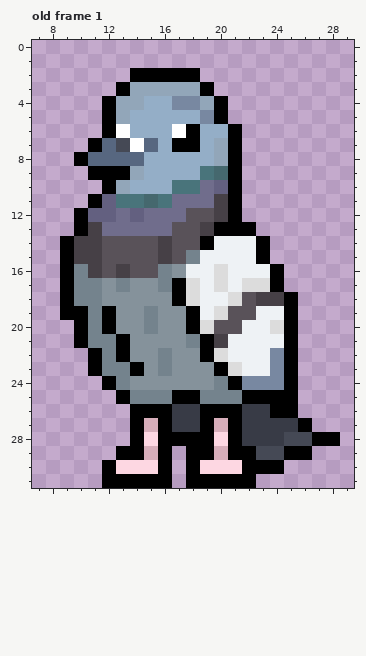
Edited in one commit: pixel-art file (Sprite_Stuff/Aseprite Files/Pidgeon.aseprite). Above, as it was before the edit.
32x32 pixels, 10 frames. Colours within 5 levels of each other are drawn and written as one. Shown: old frame 1: x 7..29, y 0..31.
Once edited:
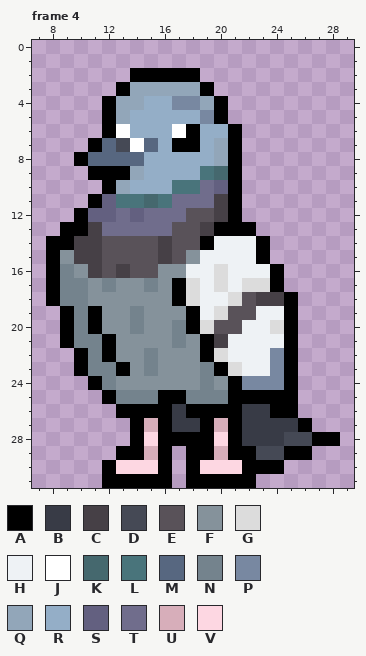
Palette (. is transparent): A #000000  B #383b46  C #464046  D #454955  E #595259  F #85929b  G #dcdcdc  H #eef2f5  J #ffffff  K #45686e  L #49747b  M #576780  N #74838d  P #7888a1  Q #92a6b9  R #94aec7  S #636080  T #706d8c  U #d7aeba  V #fdd7e2
A new or re-ordered frame is compared with the old frame closest to it.
The edit:
{"change": "frames 10 -> 11"}
{"where": "frame 4 is new; against old frame 1, layer \"Split Parts/Body\""}
{"frame":4,"y":13,"x":9,"old":".","new":"A"}
{"frame":4,"y":14,"x":8,"old":".","new":"A"}
{"frame":4,"y":15,"x":8,"old":".A","new":"AF"}
{"frame":4,"y":15,"x":18,"old":"N","new":"F"}
{"frame":4,"y":16,"x":8,"old":".AN","new":"ANF"}
{"frame":4,"y":16,"x":16,"old":"N","new":"F"}
{"frame":4,"y":17,"x":8,"old":".A","new":"AN"}
{"frame":4,"y":17,"x":11,"old":"NFN","new":"FNF"}
{"frame":4,"y":17,"x":15,"old":"FN","new":"NF"}
{"frame":4,"y":18,"x":8,"old":".A","new":"AN"}
{"frame":4,"y":18,"x":11,"old":"N","new":"F"}
{"frame":4,"y":19,"x":10,"old":"ANA","new":"NAF"}
{"frame":4,"y":19,"x":14,"old":"FN","new":"NF"}
{"frame":4,"y":20,"x":9,"old":".ANA","new":"ANAF"}
{"frame":4,"y":20,"x":14,"old":"FN","new":"NF"}
{"frame":4,"y":20,"x":17,"old":"F","new":"N"}
{"frame":4,"y":21,"x":9,"old":".A","new":"AN"}
{"frame":4,"y":21,"x":12,"old":"NA","new":"AF"}
{"frame":4,"y":21,"x":17,"old":"FN","new":"NF"}
{"frame":4,"y":22,"x":10,"old":".ANA","new":"ANAF"}
{"frame":4,"y":22,"x":15,"old":"FN","new":"NF"}
{"frame":4,"y":23,"x":10,"old":".A","new":"AN"}
{"frame":4,"y":23,"x":13,"old":"NAFN","new":"AFNF"}
{"frame":4,"y":23,"x":19,"old":"F","new":"N"}
{"frame":4,"y":24,"x":11,"old":".AN","new":"ANF"}
{"frame":4,"y":24,"x":19,"old":"FN","new":"NF"}
{"frame":4,"y":25,"x":12,"old":".A","new":"AN"}
{"frame":4,"y":25,"x":16,"old":"N","new":"A"}
{"frame":4,"y":25,"x":18,"old":"A","new":"N"}
{"frame":4,"y":25,"x":21,"old":"N","new":"A"}
{"frame":4,"y":26,"x":13,"old":".","new":"A"}
{"frame":4,"y":26,"x":18,"old":"B","new":"A"}
